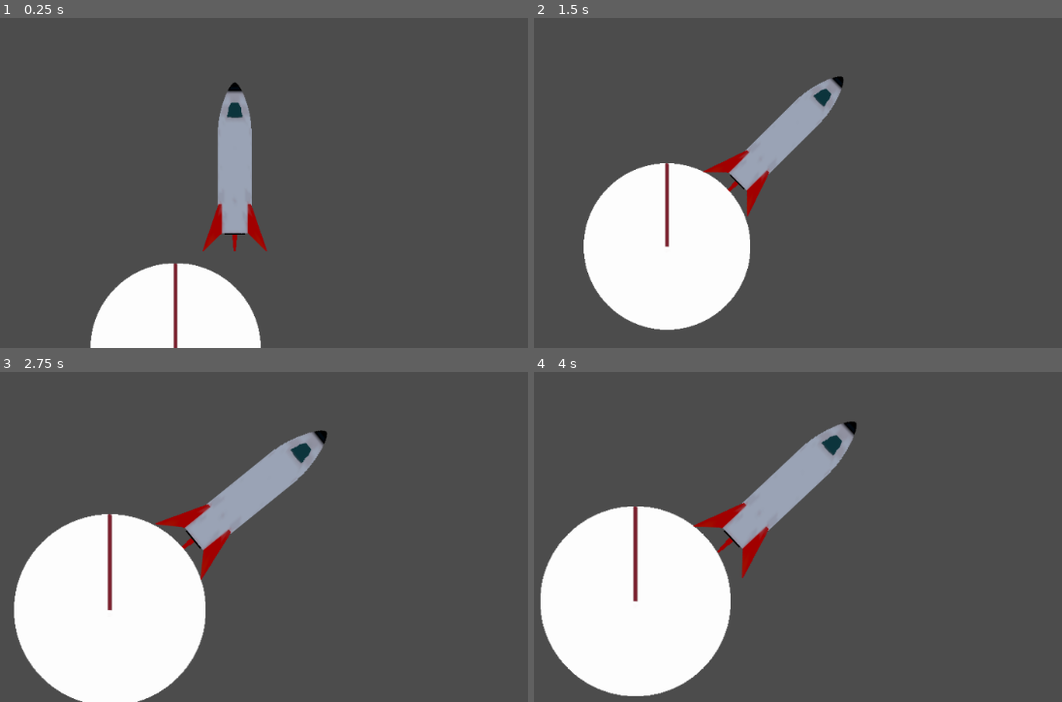
Above: before the commit, frames 1-4 (two rows, left to right).
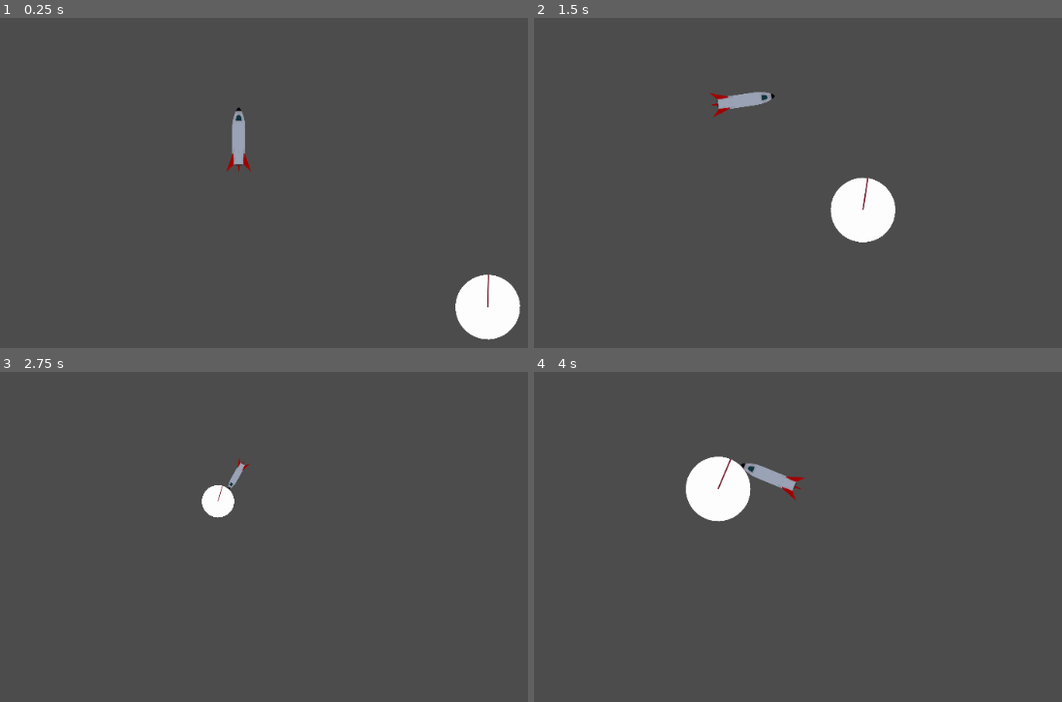
Above: after the commit, the same moments.

Repository: RunningRagdoll/gravity
Game: Godot game, scene res://Scenes/Main.tscn
Same seed, same stepped clock (60 frames per second), same inputs: the game is played once before the commit and once after it.
Inputs:
- Up to frame 1 (0.25 s): no input
- Up to frame 2 (1.5 s): hold Right (ui_right) 0.53-1.28 s; tap Space (ui_select) at 0.6, 0.77, 1.07, 1.35 s; hold Left (ui_left) from 1.28 s (still down)
- Up to frame 3 (2.75 s): tap Space (ui_select) at 1.52, 1.82, 2.1 s; release Left (ui_left) at 2.03 s; hold Right (ui_right) from 2.03 s (still down)
- Up to frame 4 (4 s): release Right (ui_right) at 2.78 s; hold Up (ui_up) 2.78-3.53 s; tap Space (ui_select) at 2.85, 3.02, 3.32, 3.6, 3.77 s; hold Left (ui_left) from 3.53 s (still down)

The runs differ from the first frame. In frame 1, 11% of the frame differs, in the area x 17-99%, y 19-100%; in frame 2, 18%; in frame 3, 21%; in frame 4, 22%, in the area x 1-62%, y 14-99%.

Commit message:
Collision with high velocities are now detected.

Diff:
--- a/Player/Camera/Camera.gd
+++ b/Player/Camera/Camera.gd
@@ -1,31 +1,32 @@
 extends Camera2D
 
-export(float, 1, 10) var max_zoom = 10
-const ZOOM_SPEED = 10
 var smoothing = 0
 var velocity = Vector2()
 
-var smooth_zoom = 1
-var target_zoom = 1
-
 export(NodePath) var player_path
 onready var player
+
+var zoom_state = 0
+var states = [3, 6]
 
 func _ready():
 	set_follow_smoothing(2)
 	player = get_node(player_path)
 
-func _physics_process(delta):
+func get_input():
+	if Input.is_action_just_pressed("ui_select"):
+		zoom_state += 1
+	return zoom_state
+
+func _process(_delta):
+	zoom_state = get_input()
+	zoom_state = zoom_state % states.size()
+	set_zoom(Vector2(states[zoom_state], states[zoom_state]))
+
+func _physics_process(_delta):
 	velocity = player.get_linear_velocity()
 	if velocity.length() > 0:
 		smoothing = 0.02 * velocity.length()
 	else:
 		smoothing = 2
 	set_follow_smoothing(smoothing)
-	relative_zoom(velocity.length(), delta)
-
-func relative_zoom(speed: float, delta):
-	target_zoom = max_zoom * (speed / 10000) + 1 # normalize by max speed
-	smooth_zoom = lerp(smooth_zoom, target_zoom, ZOOM_SPEED * delta)
-	smooth_zoom = clamp(smooth_zoom, 1, max_zoom)
-	set_zoom(Vector2(smooth_zoom, smooth_zoom))
--- a/Player/Camera/Camera_offset.gd
+++ b/Player/Camera/Camera_offset.gd
@@ -4,6 +4,9 @@
 export(float) var offset_max = 1000
 export(NodePath) var player_path
 var player
+var target_position = 0
+var smooth_position = 0
+const SMOOTH_SPEED = 100
 
 func _ready():
 	position.x  = offset
@@ -11,8 +14,9 @@
 
 func _physics_process(delta):
 	var speed = player.get_linear_velocity().length()
-	var scaled_position =  offset_max * speed / 10000
-	position.x = clamp(scaled_position, 0, offset_max)
+	target_position =  offset_max * speed / 5000
+	#position.x = clamp(scaled_position, 0, offset_max)
+	position.x = lerp(position.x, target_position, SMOOTH_SPEED * delta)
 
 func relative_position():
 	return player.get_linear_velocity()
--- a/Player/Player.gd
+++ b/Player/Player.gd
@@ -5,9 +5,8 @@
 
 var thrust = Vector2()
 var rotation_direction = 0
-
-var max_speed = 10000
-
+var bouncing_velocity = Vector2()
+var max_speed = 5000
 
 func get_input():
 	if Input.is_action_pressed("ui_up"):
@@ -33,4 +32,6 @@
 
 	var collisions = get_colliding_bodies()
 	if collisions.size() > 0:
-		pass
+		var impact_velocity = get_linear_velocity().length()
+		if (impact_velocity > 300):
+			print("Impact velocity: ", impact_velocity)
--- a/Player/Player.tscn
+++ b/Player/Player.tscn
@@ -10,7 +10,7 @@
 [ext_resource path="res://Player/Camera/Camera_offset.gd" type="Script" id=8]
 
 [node name="Player" type="RigidBody2D"]
-gravity_scale = 10.0
+gravity_scale = 6.0
 contacts_reported = 1
 contact_monitor = true
 angular_damp = 6.0
--- a/Scenes/Main.tscn
+++ b/Scenes/Main.tscn
@@ -11,5 +11,6 @@
 rotation = -1.5708
 
 [node name="Orbit" parent="." instance=ExtResource( 3 )]
-position = Vector2( 422.601, 485.926 )
-radius = 0.0
+position = Vector2( 519.528, 838.74 )
+radius = 1000.0
+angular_velocity = 0.1
